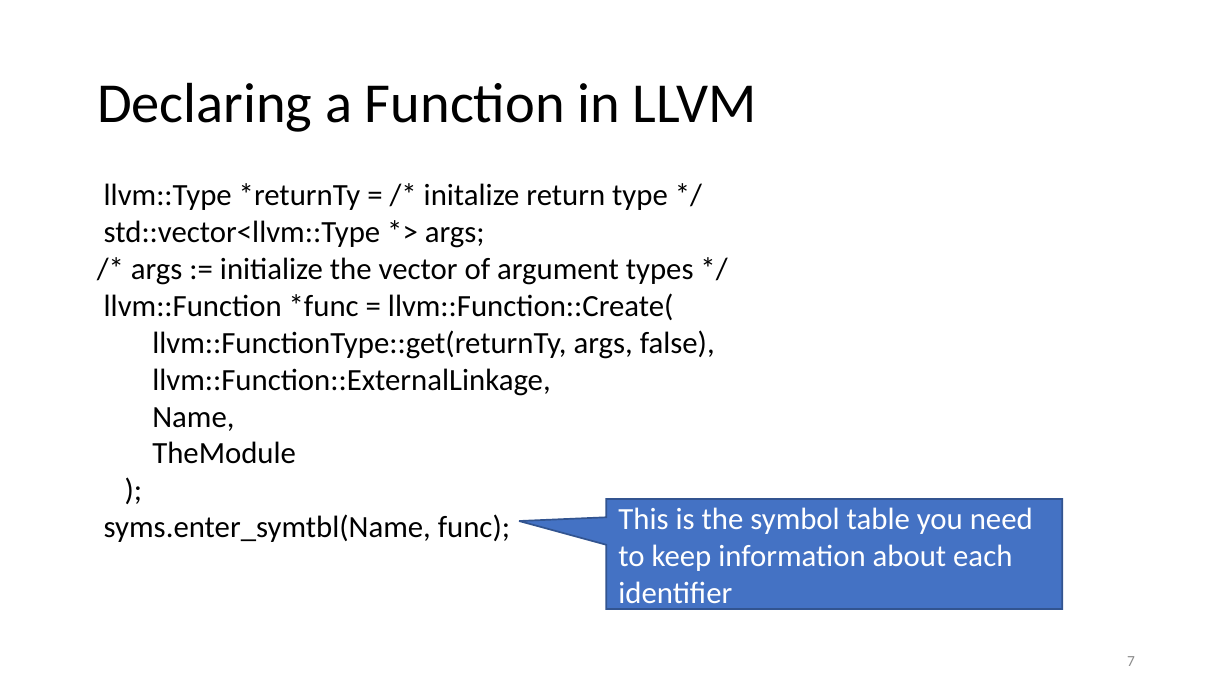
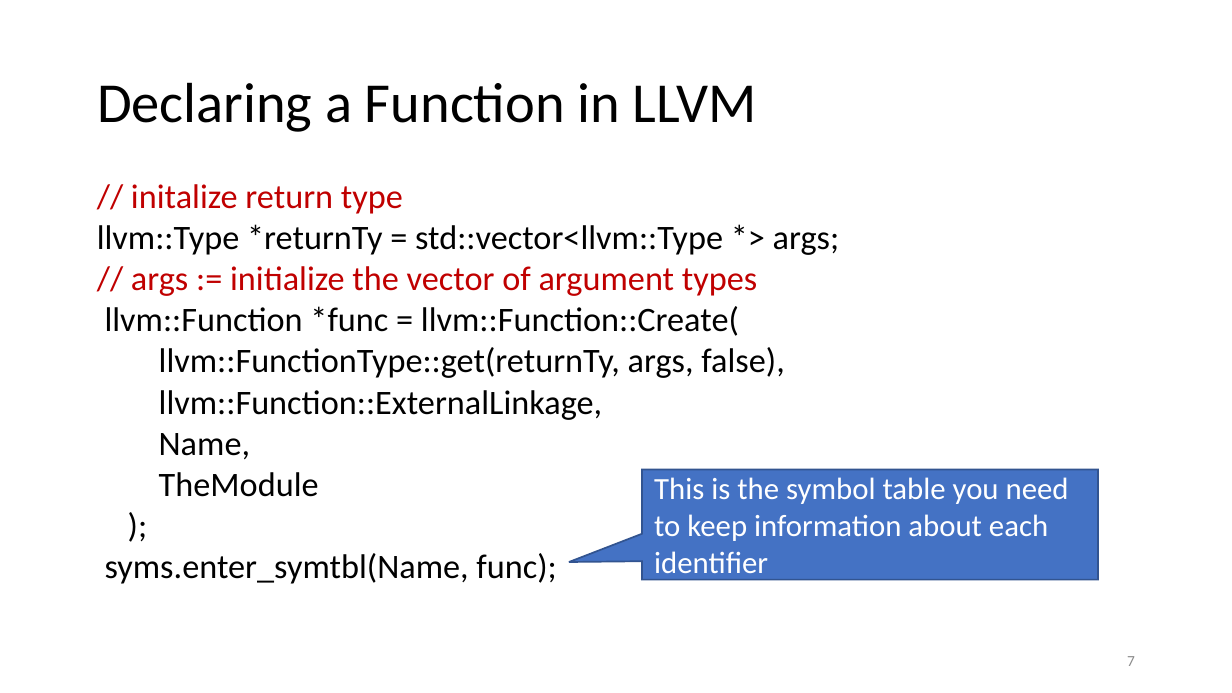
Before and after one commit to anoopsarkar/compilers-class, a slide deck: slide 7 of assets/ppt/codegen/decafLLVM.pptx. Drawn at 1232x693 pixels with LibreOffice and Linux fonts; fonts in the diff are those of the drawing. Boxes give left, top, right and bottom in pixels: in the first picture for what was removed or moved away, otherwise in the second. Text is boxed around its words. In the diff, an @@ line names an element or a change of style, - is before the commit and + after.

```diff
--- a/assets/ppt/codegen/decafLLVM.pptx
+++ b/assets/ppt/codegen/decafLLVM.pptx
@@ text at (x1=97, y1=184, x2=840, y2=296): text changed; size 18 to 20 pt; text colour #000000 to #C00000 @@
-llvm::Type *returnTy = /* initalize return type */
-std::vector<llvm::Type *> args;
-/* args := initialize the vector of argument types */
+// initalize return type
+llvm::Type *returnTy = std::vector<llvm::Type *> args;
+// args := initialize the vector of argument types
@@ text at (x1=105, y1=306, x2=784, y2=584): size 18 to 20 pt in "llvm::Function *func = llvm::Function::Create(", "llvm::FunctionType::get(returnTy, args, false),", "llvm::Function::ExternalLinkage,", "Name," and 3 more places @@
@@ speech box "This is the symbol table ..." moved from (x1=606, y1=499, x2=1062, y2=609) to (x1=642, y1=469, x2=1098, y2=579) @@
@@ speech box "This is the symbol table ..." at (x1=642, y1=469, x2=1098, y2=579): proportions changed @@
```
Also in this commit, not shown: 9 other slides changed, 2 other files.
